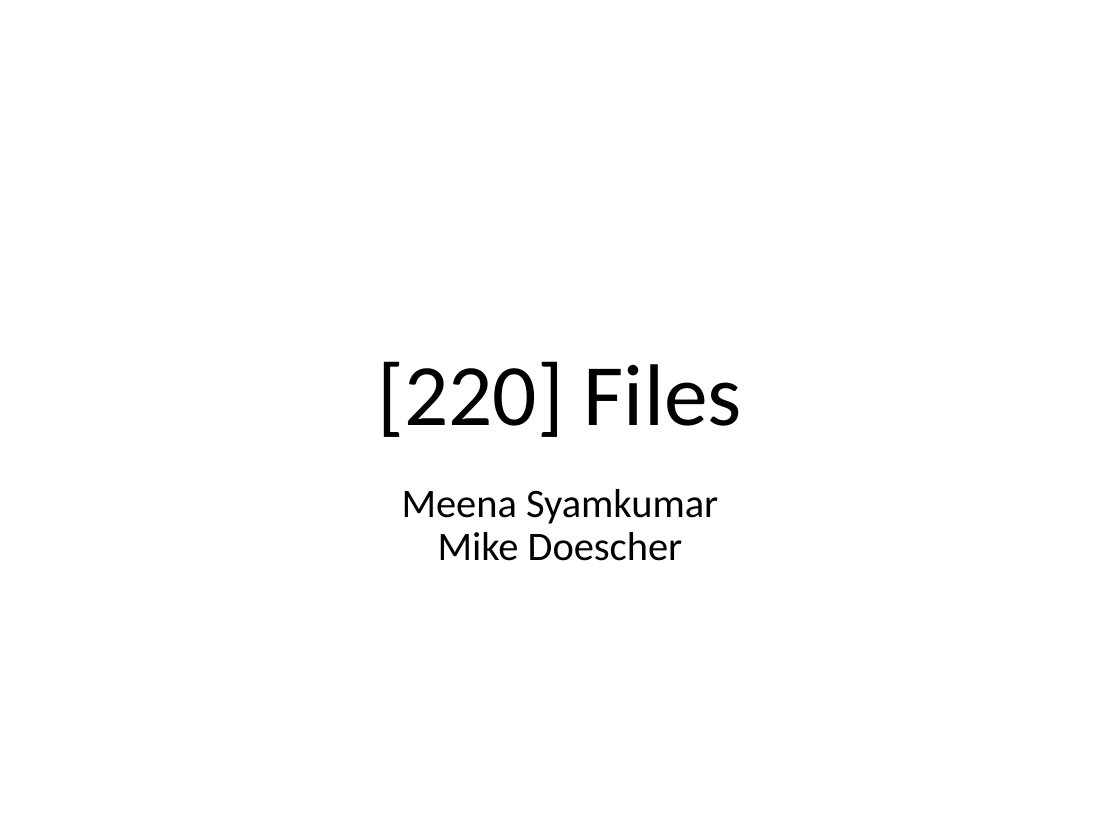
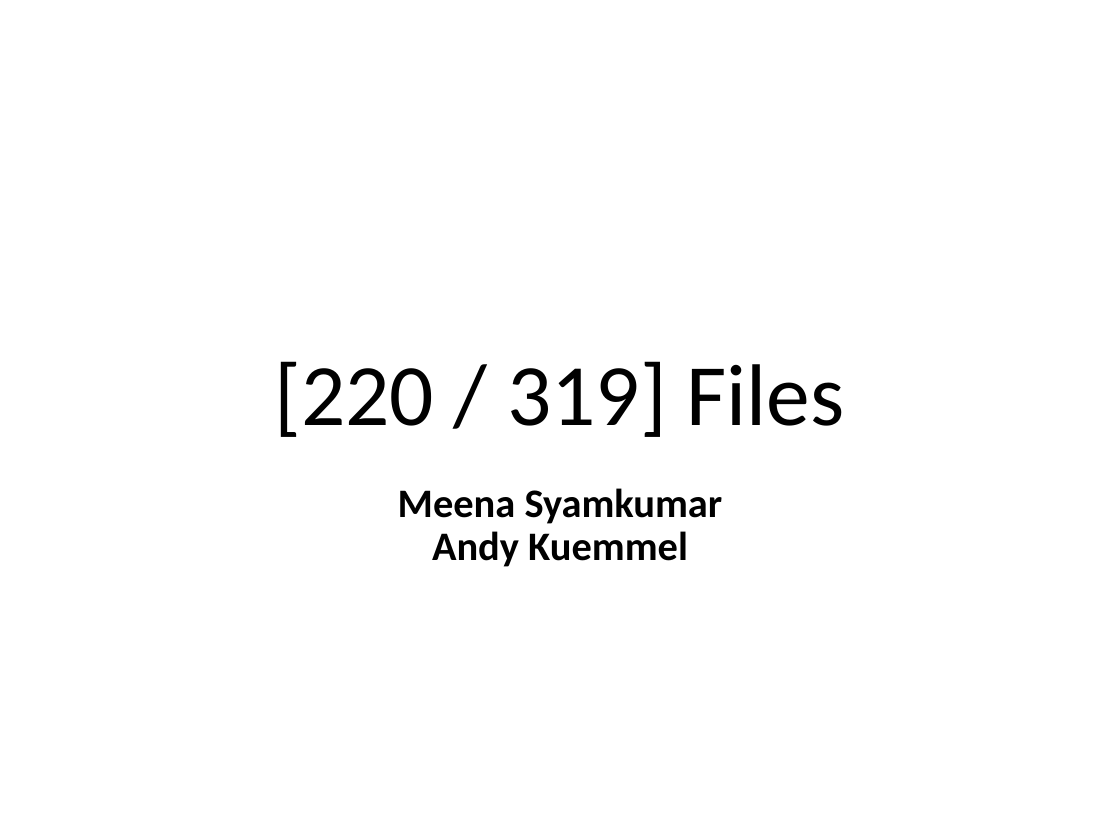
Before and after one commit to tylerharter/caraza-harter-com, a slide deck: slide 1 of tyler/meena/cs220/s21/materials/lec_27_S21.pptx. Drawn at 1120x840 pixels with LibreOffice and Linux fonts; fonts in the diff are those of the drawing. Boxes give left, top, right and bottom in pixels: in the first picture for what was removed or moved away, otherwise in the second. Text is boxed around its words. In the diff, an @@ line names an element or a change of style, - is before the commit and + after.

```diff
--- a/tyler/meena/cs220/s21/materials/lec_27_S21.pptx
+++ b/tyler/meena/cs220/s21/materials/lec_27_S21.pptx
@@ title at box(274, 361, 845, 437): text changed @@
-[220] Files
+[220 / 319] Files
@@ subtitle at box(398, 488, 723, 524): bold on in "Meena Syamkumar" @@
@@ subtitle at box(432, 531, 688, 567): text changed; bold on @@
-Mike Doescher
+Andy Kuemmel
```
Also in this commit, not shown: 3 other slides changed, 6 other files.
